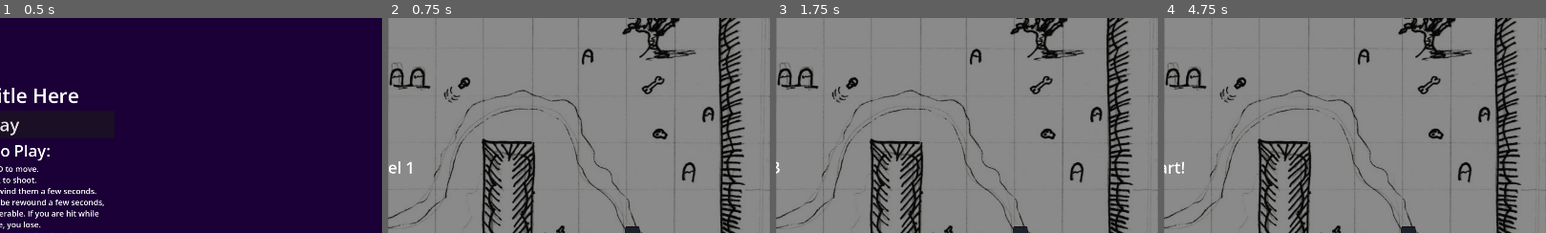
Above: before the commit, frames 1-4 (left to right).
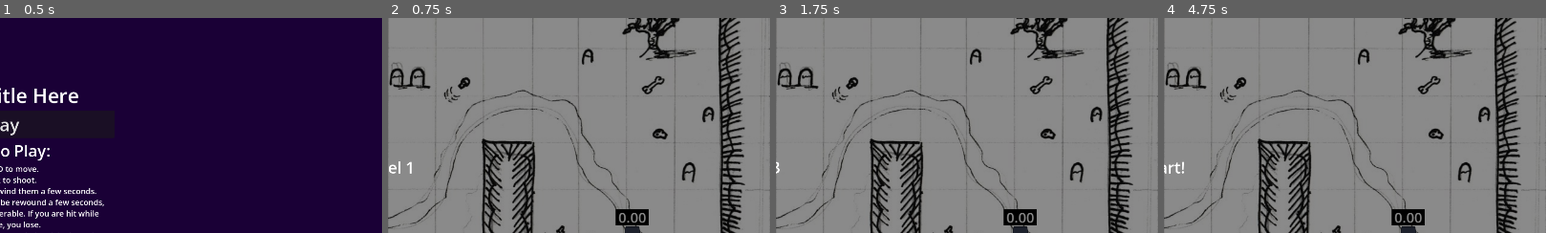
Above: after the commit, the same moments.

Repository: AugWii/GMTK-Game-Jam-Project
Game: Godot game, scene res://scenes/main.tscn
Two runs of this game, one before a commit and one after it. Both use one fixed random seed, a clock stepped at 60 frames per second and the inputs below. The engine's default icon, where the game draws it, is replaced by a stand-in: a white triangle on a blue panel in a dark square.
Inputs (mouse positions are % of the whole screen's width and height, from its top left):
- Up to frame 1 (0.5 s): no input
- Up to frame 2 (0.75 s): click "Play" at 0.5 s
- Up to frame 3 (1.75 s): tap Enter at 1.25 s; move the mouse to (72, 45) at 1.27 s; press the mouse at (72, 45) at 1.28 s; hold D (turn_right) from 1.28 s (still down)
- Up to frame 4 (4.75 s): tap Space at 2, 3.5 s; move the mouse to (30, 55) at 2.02 s; release D (turn_right) at 2.03 s; release the mouse at (30, 55) at 2.03 s; hold S (move_backward) 2.03-2.78 s; click (30, 55) at 2.1 s; tap Enter at 2.75, 4.25 s; move the mouse to (60, 28) at 2.77 s; press the mouse at (60, 28) at 2.78 s; hold D (turn_right) 2.78-3.53 s; move the mouse to (45, 70) at 3.52 s; release the mouse at (45, 70) at 3.53 s; hold W (move_forward) 3.53-4.28 s; click (45, 70) at 3.6 s; move the mouse to (80, 65) at 4.27 s; press the mouse at (80, 65) at 4.28 s; hold A (turn_left) from 4.28 s (still down)
The pictures show only the part of the screen within x 50-100%, y 15-65%; the shares and areas given below are measured in that part.

Frame 1 is identical in both runs. In frame 2, 0.6% of the frame differs, in the area x 59-69%, y 88-97%; in frame 3, 0.6%; in frame 4, 0.6%.

Commit message:
added timer label

Diff:
--- a/scenes/basic_enemy.tscn
+++ b/scenes/basic_enemy.tscn
@@ -4,6 +4,19 @@
 [ext_resource type="Script" uid="uid://qj43psohne6t" path="res://scripts/basic_enemy.gd" id="1_md22f"]
 [ext_resource type="PackedScene" uid="uid://c1sr5pcbyl75e" path="res://scenes/bullet.tscn" id="2_fn5nn"]
 [ext_resource type="PackedScene" uid="uid://daswrk71wx7y3" path="res://scenes/marker.tscn" id="3_cuegt"]
+[ext_resource type="Shader" uid="uid://ch41fet432vcf" path="res://scripts/enemy.gdshader" id="4_wm70f"]
+
+[sub_resource type="ShaderMaterial" id="ShaderMaterial_c5lux"]
+shader = ExtResource("4_wm70f")
+shader_parameter/is_invincible = false
+shader_parameter/tint_color = Color(1, 0, 0, 1)
+shader_parameter/tint_amount = 0.5
+
+[sub_resource type="ShaderMaterial" id="ShaderMaterial_ve544"]
+shader = ExtResource("4_wm70f")
+shader_parameter/is_invincible = false
+shader_parameter/tint_color = Color(1, 0, 0, 0)
+shader_parameter/tint_amount = 0.5
 
 [sub_resource type="CircleShape2D" id="CircleShape2D_md22f"]
 radius = 64.50775
@@ -16,9 +29,11 @@
 marker_container = NodePath("MarkerContainer")
 
 [node name="Body" type="Sprite2D" parent="." unique_id=250922839]
+material = SubResource("ShaderMaterial_c5lux")
 texture = ExtResource("1_3i4hm")
 
 [node name="Cannon" type="Sprite2D" parent="." unique_id=130140803]
+material = SubResource("ShaderMaterial_ve544")
 position = Vector2(0, -35.4)
 scale = Vector2(0.3, 0.978125)
 texture = ExtResource("1_3i4hm")
@@ -28,7 +43,6 @@
 shape = SubResource("CircleShape2D_md22f")
 
 [node name="NavigationAgent2D" type="NavigationAgent2D" parent="." unique_id=727220146]
-debug_enabled = true
 
 [node name="Timer" type="Timer" parent="." unique_id=1741435064]
 wait_time = 0.5
@@ -46,6 +60,41 @@
 
 [node name="MarkerContainer" type="Node" parent="." unique_id=2040926918]
 
+[node name="CountdownLabel" type="Node2D" parent="." unique_id=1411375435]
+position = Vector2(0, -120)
+
+[node name="ColorRect" type="ColorRect" parent="CountdownLabel" unique_id=1367412306]
+anchors_preset = 8
+anchor_left = 0.5
+anchor_top = 0.5
+anchor_right = 0.5
+anchor_bottom = 0.5
+offset_left = -42.0
+offset_top = -20.0
+offset_right = 41.0
+offset_bottom = 20.0
+grow_horizontal = 2
+grow_vertical = 2
+color = Color(0, 0, 0, 1)
+
+[node name="Label" type="Label" parent="CountdownLabel" unique_id=242097053]
+anchors_preset = 8
+anchor_left = 0.5
+anchor_top = 0.5
+anchor_right = 0.5
+anchor_bottom = 0.5
+offset_left = -27.0
+offset_top = -18.5
+offset_right = 27.0
+offset_bottom = 18.5
+grow_horizontal = 2
+grow_vertical = 2
+offset_transform_enabled = true
+theme_override_font_sizes/font_size = 35
+text = "0.00"
+horizontal_alignment = 1
+vertical_alignment = 1
+
 [connection signal="timeout" from="Timer" to="." method="_on_timer_timeout"]
 [connection signal="timeout" from="CooldownTimer" to="." method="_on_cooldown_timer_timeout"]
 [connection signal="timeout" from="RewindCountTimer" to="." method="_on_rewind_count_timer_timeout"]
--- a/scripts/basic_enemy.gd
+++ b/scripts/basic_enemy.gd
@@ -41,7 +41,13 @@
 @export var marker_scene: PackedScene
 @export var marker_container: Node
 
+@onready var countdon_label = $CountdownLabel
+
 func _physics_process(_delta: float) -> void:
+	$CountdownLabel/Label.text = str(rewind_pos.size() * rewind_timer.wait_time)
+	countdon_label.rotation = -rotation
+	countdon_label.global_position = position + Vector2(0, -120)
+
 	if is_rewinding:
 		return
 
@@ -50,6 +56,7 @@
 	if playerSighted:
 		cannon_angle = get_angle_to(player.position) + deg_to_rad(90)
 		cannon_sprite.rotation = cannon_angle
+
 	else:
 		cannon_sprite.rotation = 0
 
@@ -115,6 +122,8 @@
 
 	if rewind_pos.size() > 0:
 		is_rewinding = true
+		$Body.material.set_shader_parameter("is_invincible", true)
+		cannon_sprite.material.set_shader_parameter("is_invincible", true)
 
 		#TODO: set shader
 
@@ -158,6 +167,8 @@
 			queue_free()
 		#TODO: remove shader
 
+		$Body.material.set_shader_parameter("is_invincible", false)
+		cannon_sprite.material.set_shader_parameter("is_invincible", false)
 		is_rewinding = false
 
 #Pathfinding Code:
@@ -178,10 +189,10 @@
 	for child in marker_container.get_children():
 		child.queue_free()
 
-	for pos in rewind_pos:
-		var posMarker = marker_scene.instantiate()
-		posMarker.place(pos.x, pos.y)
-		marker_container.add_child(posMarker)
+	#for pos in rewind_pos:
+		#var posMarker = marker_scene.instantiate()
+		#posMarker.place(pos.x, pos.y)
+		#marker_container.add_child(posMarker)
 
 	if(!is_rewinding): rewind_pos.push_front(Vector4(position.x, position.y, rotation, cannon_sprite.rotation)) #do nothingif rewinding
 
--- /dev/null
+++ b/scripts/enemy.gdshader
@@ -0,0 +1,14 @@
+shader_type canvas_item;
+
+uniform bool is_invincible = false;
+
+uniform vec4 tint_color : source_color = vec4(1.0, 0.0, 0.0, 0.0);
+uniform float tint_amount : hint_range(0.0, 1.0) = 0.5;
+
+void fragment() {
+	if (is_invincible) {
+		vec4 tex_color = texture(TEXTURE, UV);
+		//vec4 final_color = mix(tex_color, tint_color, tint_amount);
+		COLOR = vec4(tex_color.rgb, tex_color.a / 2.0);
+	}
+}
Not shown, added: scripts/enemy.gdshader.uid
